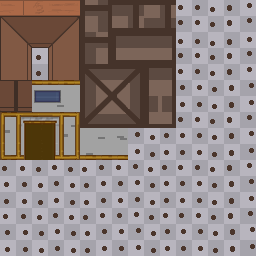
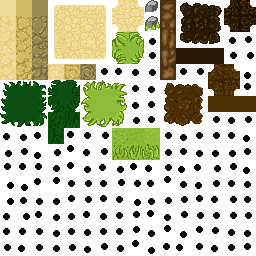
Layer changes from the first 256px x 256px image to the second:
hid group "houseInterior" (3 layers) over box(0, 0, 255, 256)
showed group "FarmGrounds" (3 layers) over box(0, 0, 256, 254)
added layer "Layer 7" in group "FarmGrounds" over box(3, 36, 254, 254)
painted on "Layer 4" over box(41, 0, 256, 144)
hid group "grid" (1 layers) over box(0, 0, 256, 256)
hid "Layer 2" over box(0, 0, 256, 256)
